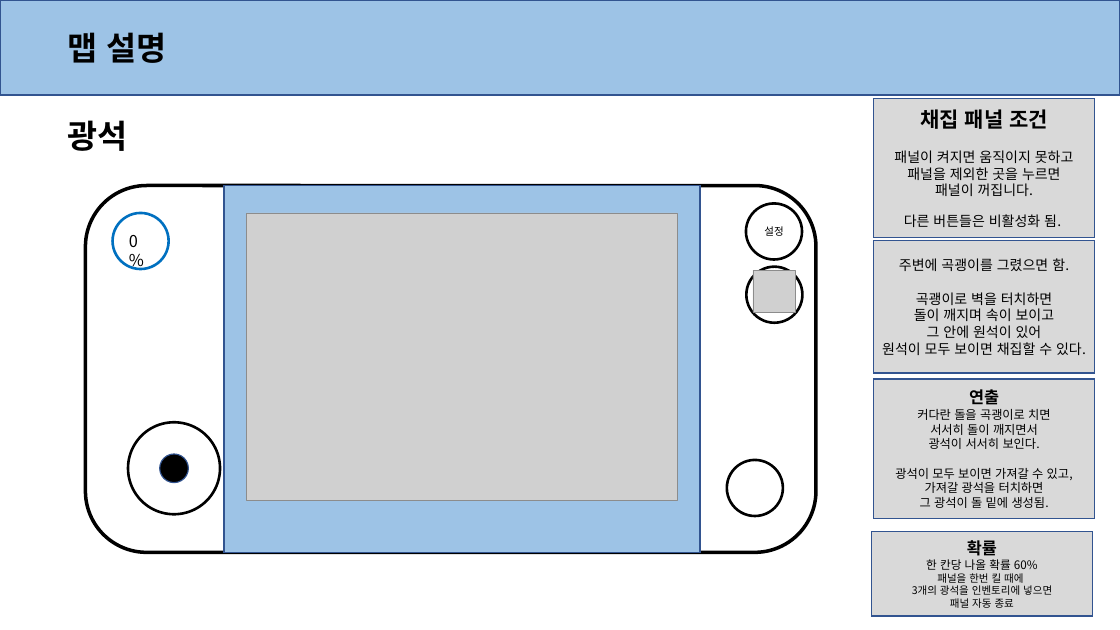
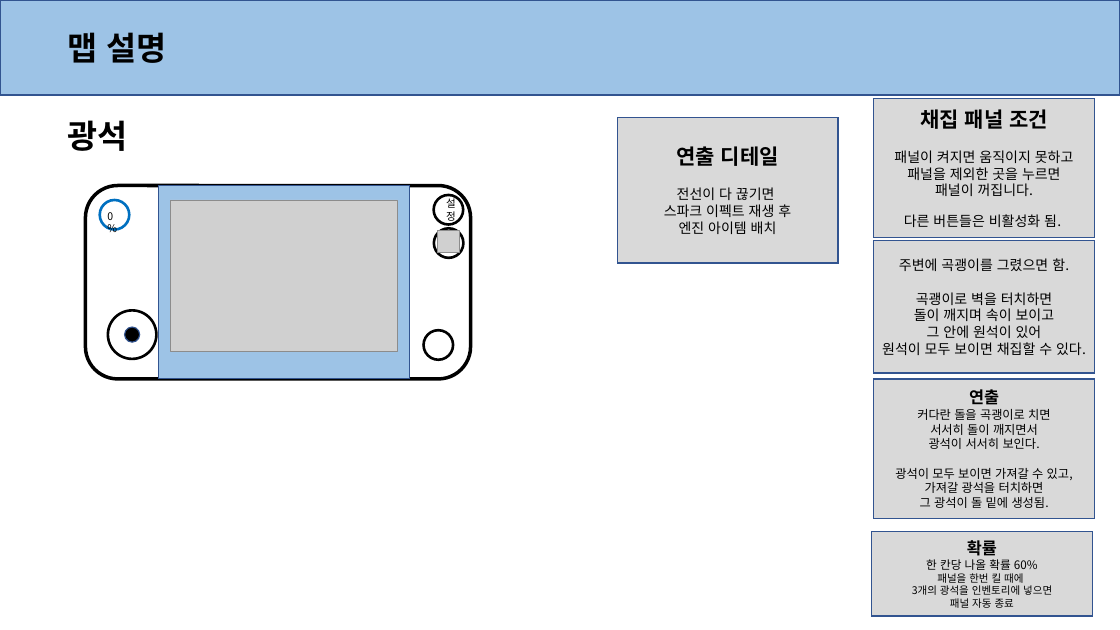
Before and after one commit to anglik0370/EscapeIsland, a slide deck: slide 5 of Document/시스템/채집 시스템.pptx. Drawn at 1120x630 pixels with LibreOffice and Linux fonts; fonts in the diff are those of the drawing; grey boxes stand for pictures. Boxes give left, top, right and bottom in pixels: in the first picture for what was removed or moved away, otherwise in the second. Text is boxed around its words. In the diff, an @@ line names an element or a change of style, - is before the commit and + after.

```diff
--- a/Document/시스템/채집 시스템.pptx
+++ b/Document/시스템/채집 시스템.pptx
@@ rectangle added at (618, 118, 839, 264), fill #D9D9D9, outline #325491 1 pt, 12 pt, text #000000 @@
+연출 디테일
+전선이 다 끊기면
+스파크 이펙트 재생 후
+엔진 아이템 배치
@@ rounded rectangle: place and size @@
-rounded rectangle at (85, 185, 816, 552)
+rounded rectangle at (86, 186, 471, 379)
@@ text "0%": place and size @@
-text "0%" at (129, 235, 138, 247)
+text "0%" at (107, 212, 113, 220)
@@ text "0%" at (107, 212, 113, 220): size 14 to 9 pt @@
@@ ellipse: place and size @@
-ellipse at (113, 213, 169, 270)
+ellipse at (100, 200, 129, 229)
@@ rectangle: place and size @@
-rectangle at (224, 186, 701, 553)
+rectangle at (159, 186, 410, 379)
@@ picture: place and size @@
-picture at (246, 213, 678, 501)
+picture at (171, 200, 398, 351)
@@ ellipse "설정": place and size @@
-ellipse "설정" at (746, 203, 802, 260)
+ellipse "설정" at (434, 195, 463, 224)
@@ ellipse: place and size @@
-ellipse at (747, 266, 803, 323)
+ellipse at (434, 229, 464, 258)
@@ picture: place and size @@
-picture at (753, 271, 795, 313)
+picture at (438, 230, 460, 252)
@@ ellipse: place and size @@
-ellipse at (128, 423, 220, 515)
+ellipse at (108, 310, 156, 359)
@@ ellipse: place and size @@
-ellipse at (160, 454, 188, 482)
+ellipse at (124, 327, 139, 342)
@@ ellipse: place and size @@
-ellipse at (727, 460, 783, 517)
+ellipse at (423, 330, 453, 360)
```
Also in this commit, not shown: 7 other slides changed, 2 other files.
